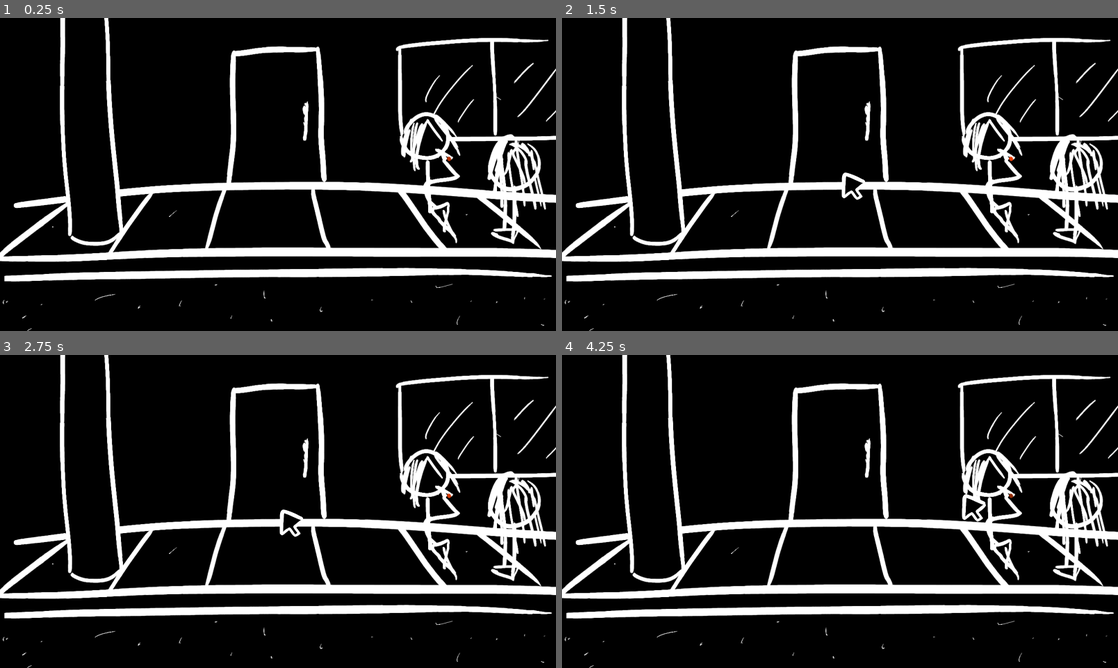
Above: before the commit, frames 1-4 (two rows, left to right).
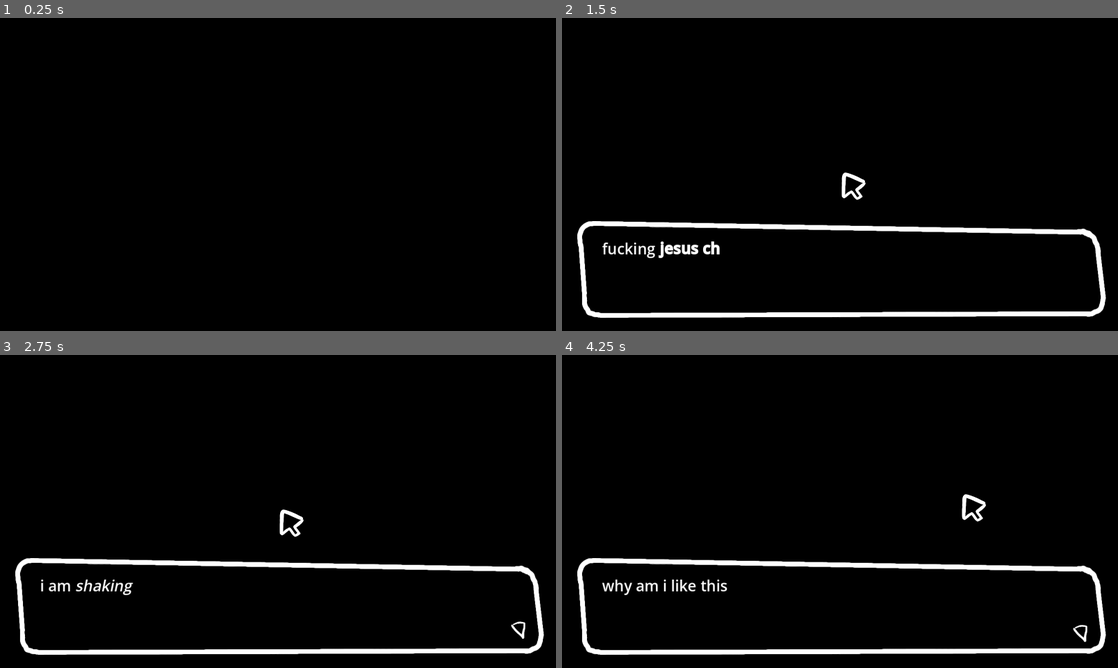
Above: after the commit, the same moments.

Repository: MarmadileManteater/Anxiety-Game
Game: Godot game, scene res://scenes/global/global.tscn
Two runs of this game, one before a commit and one after it. Both use one fixed random seed, a clock stepped at 60 frames per second and the inputs below.
Inputs (mouse positions are in pixels of both pictures, inside the frame that each line leads up to):
- Up to frame 1 (0.25 s): no input
- Up to frame 2 (1.5 s): click (840, 174) at 0.5 s; click (840, 174) at 1.25 s
- Up to frame 3 (2.75 s): click (278, 511) at 2 s
- Up to frame 4 (4.25 s): click (840, 639) at 2.75 s; move the mouse to (962, 495) at 3.52 s; click (962, 495) at 3.67 s

The runs differ from the first frame. In frame 1, 16% of the frame differs, in the area x 0-100%, y 0-100%; in frame 2, 19%; in frame 3, 19%; in frame 4, 19%.

Commit message:
Add fade in at start

Diff:
--- a/project/scenes/outside/outside.gd
+++ b/project/scenes/outside/outside.gd
@@ -3,4 +3,24 @@
 
 # Called when the node enters the scene tree for the first time.
 func _ready() -> void:
-	pass
+	Helpers.set_timeout(
+		func ():
+			$Dialog.display()
+	, 1, self)
+	$Dialog.line_started.connect(
+		func (index: int):
+			if index == 5:
+				$Dialog.set_title("joyfriend")
+			if index == 6:
+				$Dialog.clear_title()
+	)
+	$Dialog.done.connect(
+		func ():
+			Helpers.set_timeout(
+				func ():
+					$Curtain/AnimationPlayer.play("fade")
+			, 1, self)
+	, ConnectFlags.CONNECT_ONE_SHOT)
+
+func _on_clicked() -> void:
+	$Dialog.progress()
--- a/project/scenes/outside/outside.tscn
+++ b/project/scenes/outside/outside.tscn
@@ -43,6 +43,42 @@
 &"pulse": SubResource("Animation_7fvn1")
 }
 
+[sub_resource type="Animation" id="Animation_7jduf"]
+length = 0.001
+tracks/0/type = "value"
+tracks/0/imported = false
+tracks/0/enabled = true
+tracks/0/path = NodePath(".:self_modulate")
+tracks/0/interp = 1
+tracks/0/loop_wrap = true
+tracks/0/keys = {
+"times": PackedFloat32Array(0),
+"transitions": PackedFloat32Array(1),
+"update": 0,
+"values": [Color(1, 1, 1, 1)]
+}
+
+[sub_resource type="Animation" id="Animation_albt5"]
+resource_name = "fade"
+tracks/0/type = "value"
+tracks/0/imported = false
+tracks/0/enabled = true
+tracks/0/path = NodePath(".:self_modulate")
+tracks/0/interp = 1
+tracks/0/loop_wrap = true
+tracks/0/keys = {
+"times": PackedFloat32Array(0, 1),
+"transitions": PackedFloat32Array(1, 1),
+"update": 0,
+"values": [Color(1, 1, 1, 1), Color(1, 1, 1, 0)]
+}
+
+[sub_resource type="AnimationLibrary" id="AnimationLibrary_5i1aa"]
+_data = {
+&"RESET": SubResource("Animation_7jduf"),
+&"fade": SubResource("Animation_albt5")
+}
+
 [node name="Outside" type="Node2D" unique_id=569557653]
 script = ExtResource("1_ile57")
 metadata/_custom_type_script = "uid://vqxqihlbubu7"
@@ -61,11 +97,12 @@
 autoplay = &"pulse"
 
 [node name="Curtain" type="Polygon2D" parent="." unique_id=11331115]
-visible = false
 color = Color(0, 0, 0, 1)
 polygon = PackedVector2Array(-54, -32, 1546, -62, 1526, 874, -173, 851)
 
+[node name="AnimationPlayer" type="AnimationPlayer" parent="Curtain" unique_id=1606688842]
+libraries/ = SubResource("AnimationLibrary_5i1aa")
+
 [node name="Dialog" parent="." unique_id=2128977019 instance=ExtResource("4_7fvn1")]
-visible = false
 position = Vector2(686, 617)
 text = PackedStringArray("fucking [b]jesus christ[/b]", "i am [i]shaking[/i]", "why am i like this", "i ASKED for this", "i WANTED to be here", "Come on, babe!\\nI wanna check this place out before the show starts!", ". . . ", "[color=#bbbbbb]I can do this.[/color]")
--- a/project/scenes/text_box/text_box.gd
+++ b/project/scenes/text_box/text_box.gd
@@ -3,6 +3,7 @@
 const text_speed = 0.01
 
 signal line_started
+signal done
 
 @export var text: PackedStringArray
 @export var title: String
@@ -89,6 +90,7 @@
 					sprite.hide()
 					label.hide()
 					hide()
+					done.emit()
 			, ConnectFlags.CONNECT_ONE_SHOT)
 
 func emit_line_started(number: int) -> void:
